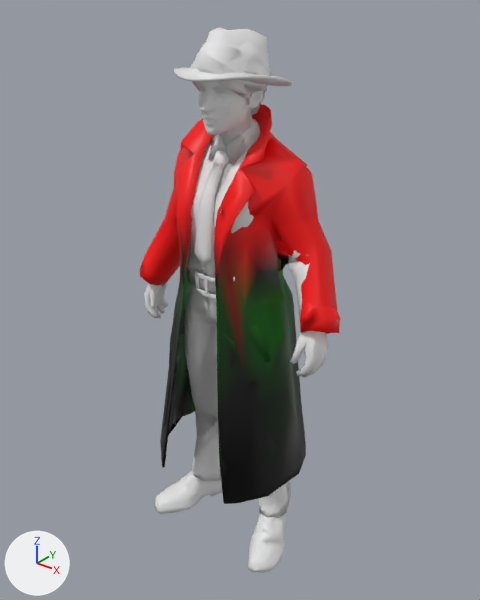
An edit to the glTF model ASSETS/MODELS/official/AGENT_FEMALE_LIGHT.glb, drawn before and after from the same camera.
Rendered twice from a 50 mm lens placed at (0.704, -0.843, 1.057), pointed at (0.003, 0.032, 0.514). The lights are fixed; the arrows at lower left show +X, +Y and +Z. The older version comes first.

In view in the first picture: 'Body_Hair', 'Body_Hands', 'Body_Head', 'Outfit_Coat', 'Outfit_Hat', 'Outfit_Shirt', 'Outfit_Shirt_Coated', 'Outfit_Shoes', 'Outfit_Tie', 'Outfit_Trousers', 'Outfit_Trousers_Coated' and 3 more.
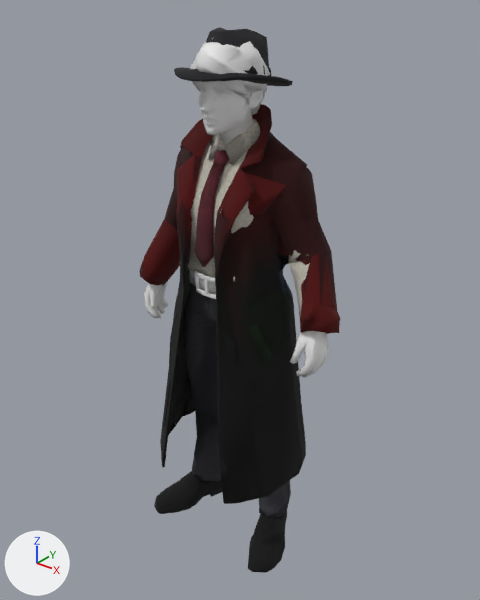
Patch to the scene script:
```diff
--- a/ASSETS/MODELS/official/AGENT_FEMALE_LIGHT.glb.py
+++ b/ASSETS/MODELS/official/AGENT_FEMALE_LIGHT.glb.py
@@ mat_coat_tex @@
+mat_coat_tex = bpy.data.materials.new('coat_tex')
+# uses the picture img_female_coat_light
@@ me_outfit_coat_001 @@
 me_outfit_coat_001.from_pydata(...)  # 595 vertices, 1012 faces; spans x -0.218..0.221, y -0.113..0.149, z 0.167..0.867
-me_outfit_coat_001.materials.append(mat_defaultmaterial)
+me_outfit_coat_001.materials.append(mat_coat_tex)
@@ me_outfit_hat @@
 me_outfit_hat.from_pydata(...)  # 243 vertices, 450 faces; spans x -0.091..0.091, y -0.083..0.113, z 0.891..0.987
+me_outfit_hat.materials.append(mat_outfit_hat_tex)  # picture img_female_outfit_hat
@@ me_outfit_shirt @@
 me_outfit_shirt.from_pydata(...)  # 355 vertices, 700 faces; spans x -0.202..0.2, y -0.054..0.084, z 0.52..0.845
+me_outfit_shirt.materials.append(mat_outfit_shirt_tex)  # picture img_female_outfit_shirt
@@ me_outfit_shoes @@
 me_outfit_shoes.from_pydata(...)  # 204 vertices, 400 faces; spans x -0.16..0.159, y -0.091..0.084, z 0.0..0.065
+me_outfit_shoes.materials.append(mat_outfit_shoes_tex)  # picture img_female_outfit_shoes
@@ me_outfit_tie @@
 me_outfit_tie.from_pydata(...)  # 77 vertices, 150 faces; spans x -0.021..0.02, y -0.066..0.0, z 0.612..0.801
+me_outfit_tie.materials.append(mat_outfit_tie_tex)  # picture img_female_outfit_tie
@@ me_outfit_trousers @@
 me_outfit_trousers.from_pydata(...)  # 302 vertices, 600 faces; spans x -0.124..0.123, y -0.049..0.091, z 0.042..0.597
+me_outfit_trousers.materials.append(mat_outfit_trousers_tex)  # picture img_female_outfit_trousers
@@ me_outfit_trousers_coated @@
 me_outfit_trousers_coated.from_pydata(...)  # 294 vertices, 499 faces; spans x -0.123..0.122, y -0.049..0.088, z 0.042..0.596
+me_outfit_trousers_coated.materials.append(mat_outfit_trousers_tex_001)  # picture img_female_outfit_trousers
```

Location of each change, (x1, y1, x2, y2) in pixels of the pictures (480 x 600 px):
'Outfit_Coat', recoloured (darker): (139, 104, 340, 499) in both
'Outfit_Trousers', recoloured (white to black): (184, 285, 289, 517) in both
'Outfit_Shoes', recoloured (white to black): (154, 471, 287, 573) in both
'Outfit_Shirt', recoloured: (190, 124, 310, 317) in both
'Outfit_Hat', recoloured (white to black): (174, 27, 293, 86) in both
'Outfit_Tie', recoloured (white to brown): (194, 150, 229, 267) in both
'Outfit_Trousers_Coated', recoloured: (184, 282, 289, 511) in both
